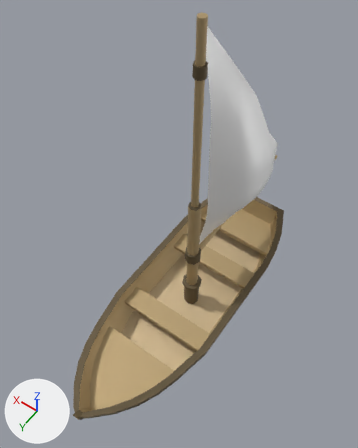
Renders of the FBX model Pirate's Dilemma/Assets/Art/Models/Environments/Ship_small.fbx from each side of a commit.
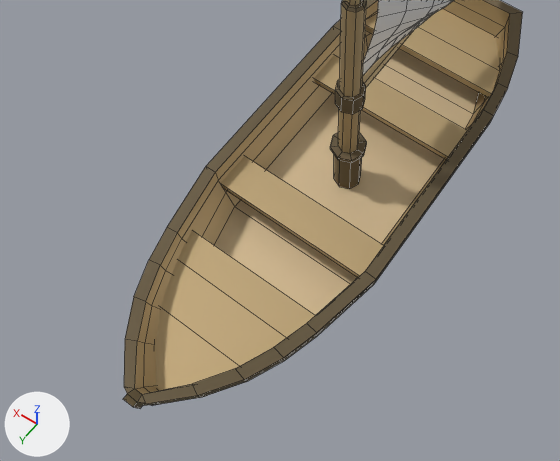
Old and new are each drawn whole from a camera (50 mm lens) standing at (-0.201, 0.302, 0.672) and looking at (0.004, 0.015, 0.221) and again close up on the part from 2% to 85% of the width and 46% to 100% of the height. Lighting does not change. The marker at lower left points along +X, +Y and +Z. The close-ups show mesh edges as thin lines. Where no turn or scale is listed for an object, it has been applied to the vertices.

Before the edit, the objects in view are built like this:
```python
me_mesh = bpy.data.meshes.new('Mesh')
me_mesh.from_pydata(...)  # 605 vertices, 563 faces; spans x -0.076..0.076, y -0.235..0.227, z -0.001..0.465
# faces by material slot: [229, 136, 187, 9, 2]
me_mesh.materials.append(mat_wood_walls_02)  # beige #baa378
me_mesh.materials.append(mat_sails_02)  # white #ffffff
me_mesh.materials.append(mat_dark_wood_02)  # brown #695b42
me_mesh.materials.append(mat_wood_floor_02)  # beige #d7bf98
me_mesh.materials.append(mat_wood_dark)  # brown #584c37
ob_pcube5 = bpy.data.objects.new('pCube5', me_mesh)
ob_pcube5.location = (0.0, 0.0, 0.0)
```
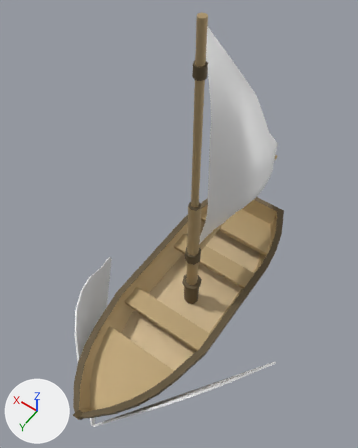
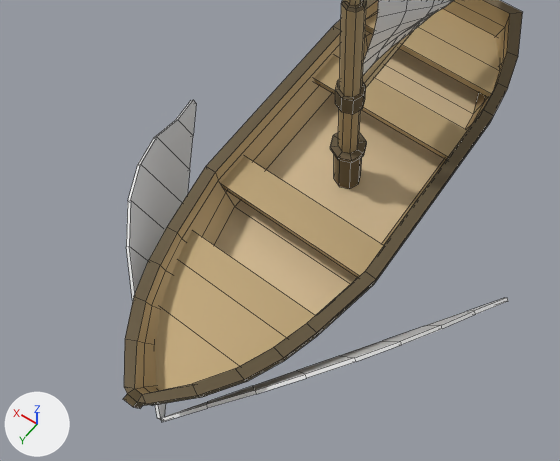
The newer file is also turned or shifted as a whole; pictures and numbers use the older file's frame.

Changed parts and their boxes (x1, y1, x2, y2) in the close-ups (560 x 461 px):
'Splashes', added: after (126, 100, 508, 422)

Patch to the scene script:
```diff
--- a/Pirate's Dilemma/Assets/Art/Models/Environments/Ship_small.fbx.py
+++ b/Pirate's Dilemma/Assets/Art/Models/Environments/Ship_small.fbx.py
@@ me_plane_001 @@
+me_plane_001.from_pydata(...)  # 72 vertices, 68 faces; spans x -0.039..0.266, y -0.135..0.079, z -0.122..-0.048
@@ ob_splashes @@
+ob_splashes = bpy.data.objects.new('Splashes', me_plane_001)
+ob_splashes.location = (-0.1135, 0.1341, 0.1234)
```
